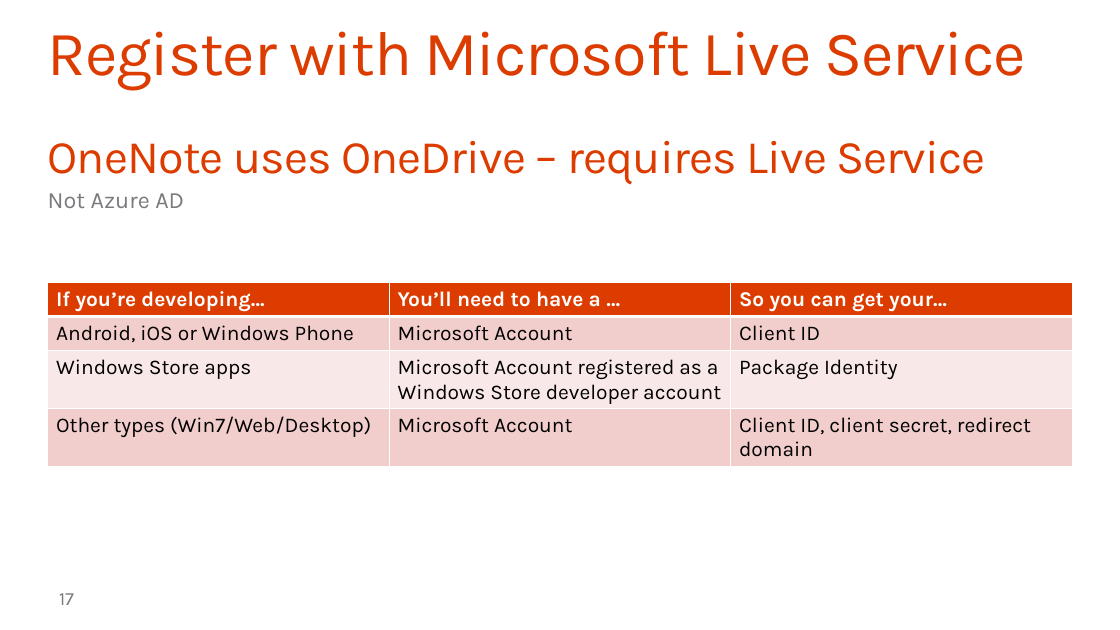
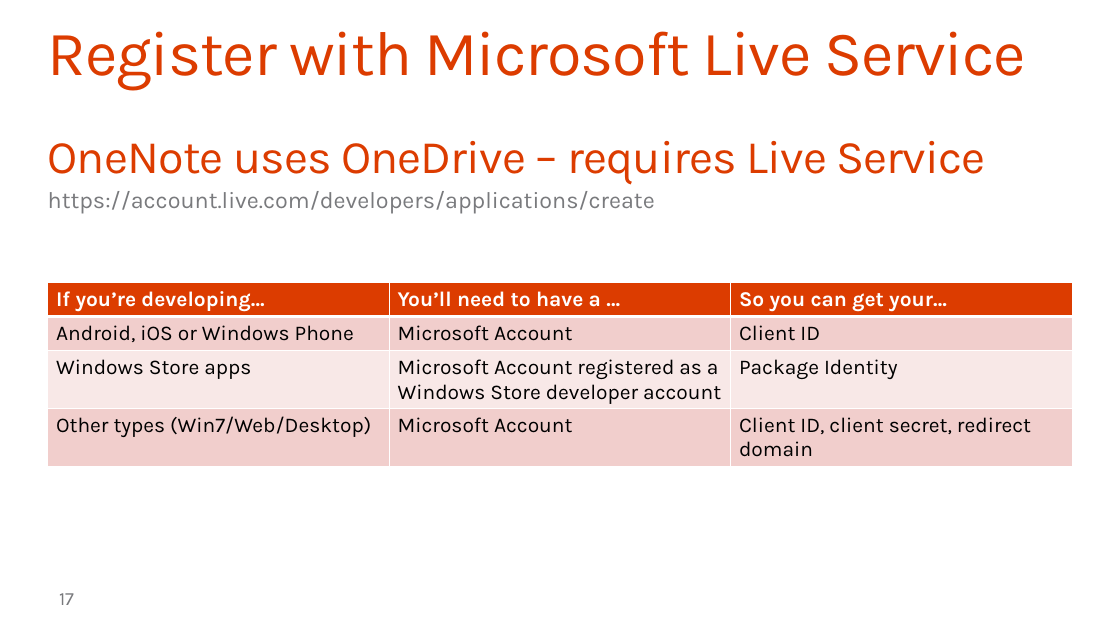
Before and after one commit to OfficeDev/TrainingContent, a slide deck: slide 17 of O3653-7 Deep Dive into the Office 365 APIs for OneNote services/O3653-7 Deep Dive into the Office 365 APIs for OneNote services.pptx. Drawn at 1120x630 pixels with LibreOffice and Linux fonts; fonts in the diff are those of the drawing; background and template pictures are left out. Boxes give left, top, right and bottom in pixels: in the first picture for what was removed or moved away, otherwise in the second. Text is boxed around its words. In the diff, an @@ line names an element or a change of style, - is before the commit and + after.

```diff
--- a/O3653-7 Deep Dive into the Office 365 APIs for OneNote services/O3653-7 Deep Dive into the Office 365 APIs for OneNote services.pptx
+++ b/O3653-7 Deep Dive into the Office 365 APIs for OneNote services/O3653-7 Deep Dive into the Office 365 APIs for OneNote services.pptx
@@ text at [48, 191, 655, 213]: text changed @@
-  Not Azure AD
+  https://account.live.com/developers/applications/create
```
Also in this commit, not shown: 7 other slides changed, 2 slides added, 3 slides removed.
